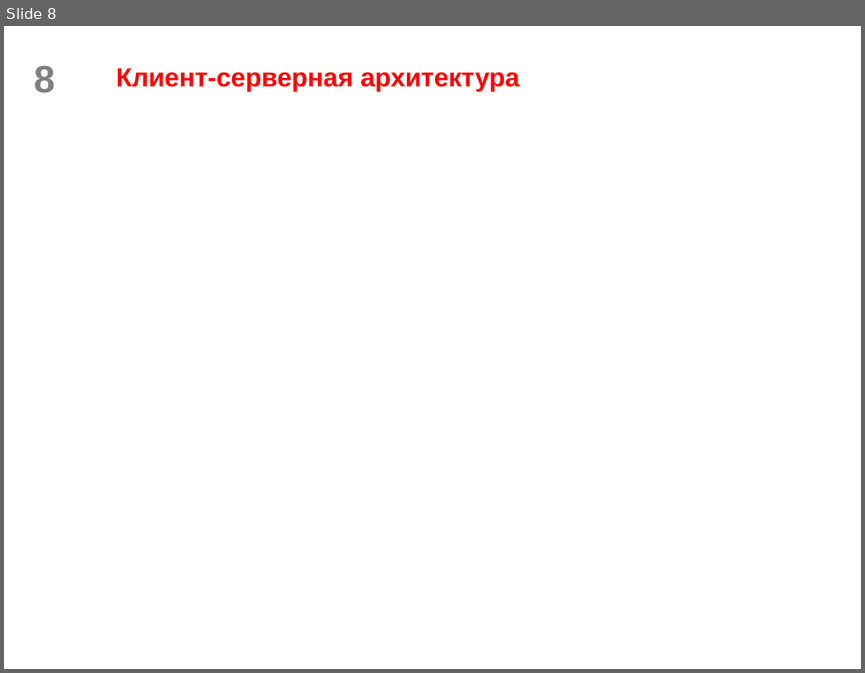
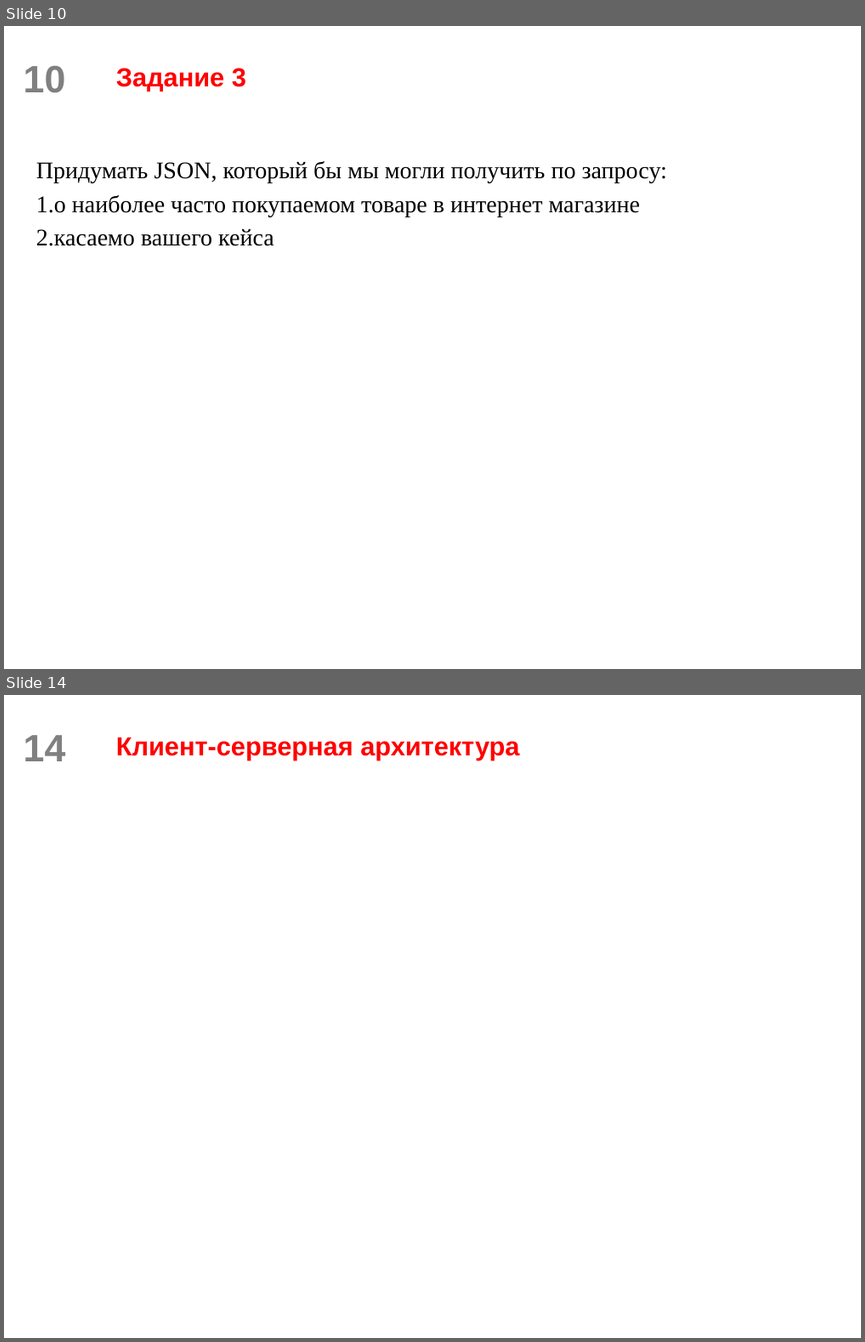
Before and after one commit to scareme/web_flask, a slide deck: Разработка веб-сервисов. Часть 1.pptx. Shown one above the other, each under a label of ours: slide 8 before the commit, slides 10 and 14 after it; the slides between them are not shown. The pictures are 865x673 and 865x1342 pixels, drawn with LibreOffice and Linux fonts; fonts in the diff are those of the drawing; background and template pictures are left out. Boxes give left, top, right and bottom in pixels: in the first picture for what was removed or moved away, otherwise in the second. Text is boxed around its words. In the diff, an @@ line names an element or a change of style, - is before the commit and + after.

```diff
--- a/Разработка веб-сервисов. Часть 1.pptx
+++ b/Разработка веб-сервисов. Часть 1.pptx
@@ slide 10 added at [4, 26, 861, 669], background picture (left out); not listed: 1 template element that a slide beside it also shows @@
@@ title added at [116, 68, 246, 91], 22 pt, text #FF0000, bold @@
+Задание 3
@@ text added at [36, 161, 667, 246], 20 pt, text #000000 @@
+Придумать JSON, который бы мы могли получить по запросу:
+1. о наиболее часто покупаемом товаре в интернет магазине
+2. касаемо вашего кейса
@@ what was slide 8 is now slide 14 @@
@@ page number at [24, 735, 66, 761]: text changed @@
-8
+14
```
Also in this commit, not shown: 4 slides changed, 10 other slides added, 3 slides removed, 4 other files.
